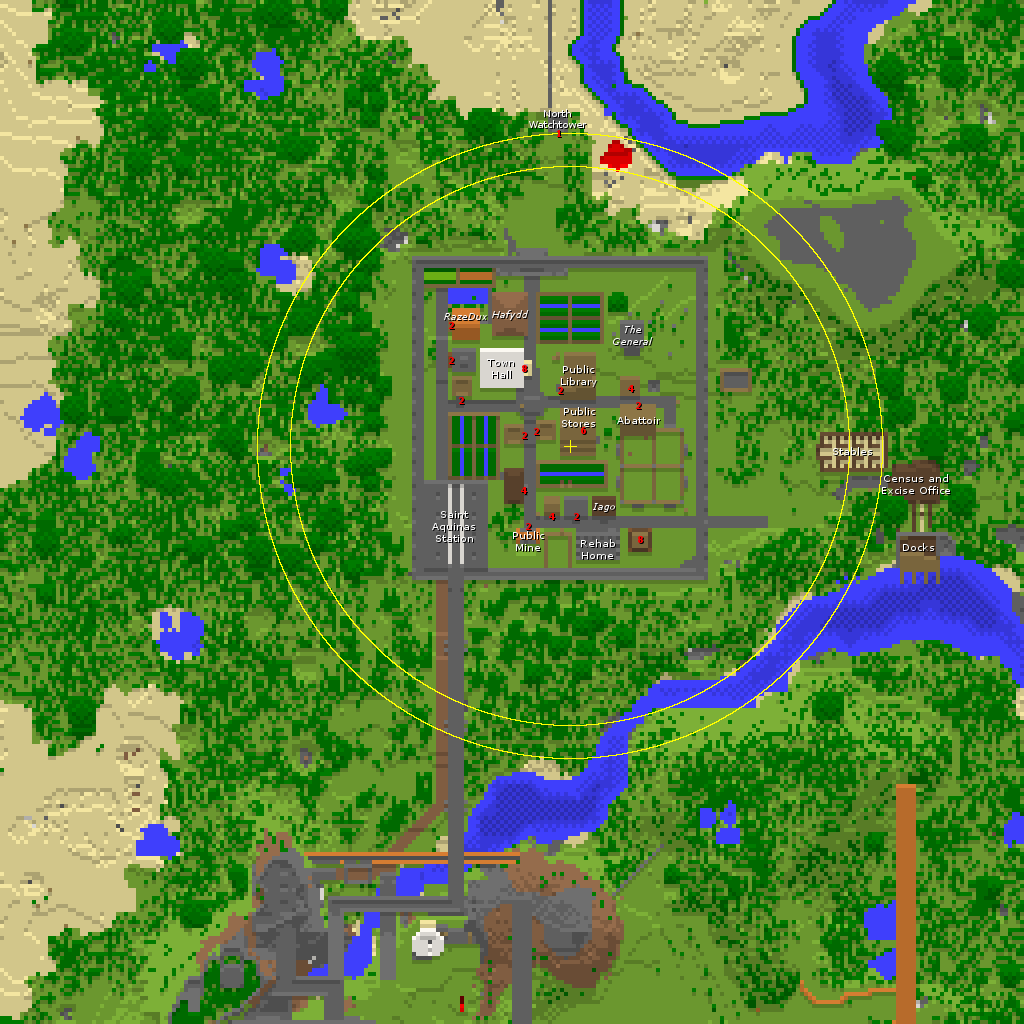
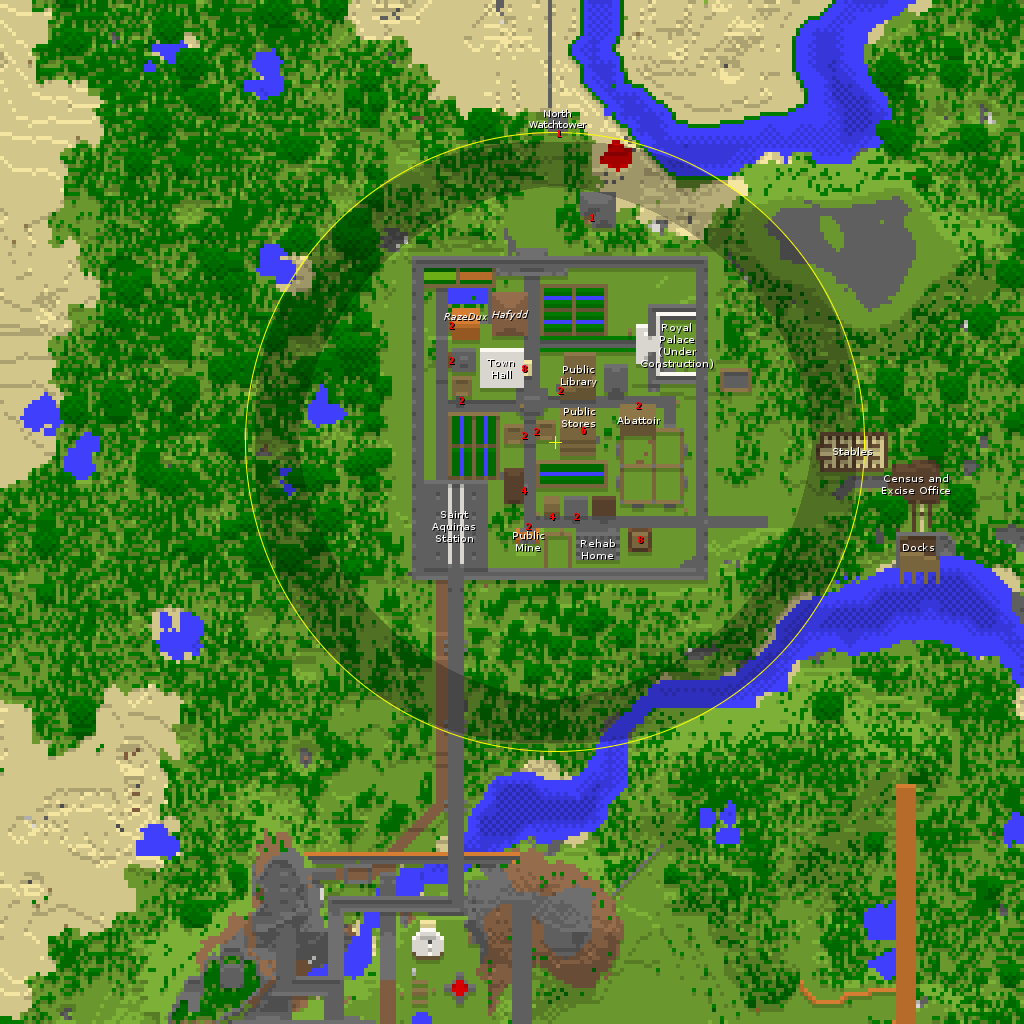
Revision of a layered 1024×1024 image; what changed, layer by layer:
removed layer "4" from group "Doors/Text/" over [628, 385, 634, 392]
added layer "1 #1" in group "Doors/Text/" over [590, 214, 594, 221]
painted on "Doors/Shadow" over [591, 215, 635, 393]
removed layer "Big Bob" from group "Labels/Text/" over [592, 503, 615, 512]
renamed "The General" to "Royal Palace", moved it above "Public Library", painted on it over [613, 323, 713, 369]
painted on "Labels/Shadow" over [593, 324, 714, 513]
renamed "Geometry/Base" to "Geometry/Lines", painted on it over [245, 132, 883, 759]
added layer "Geometry/Shadow" (25%) in group "Geometry" over [255, 142, 856, 743]
painted on "map_114.png" over [112, 520, 512, 1024]
painted on "map_113.png" over [536, 116, 956, 488]
